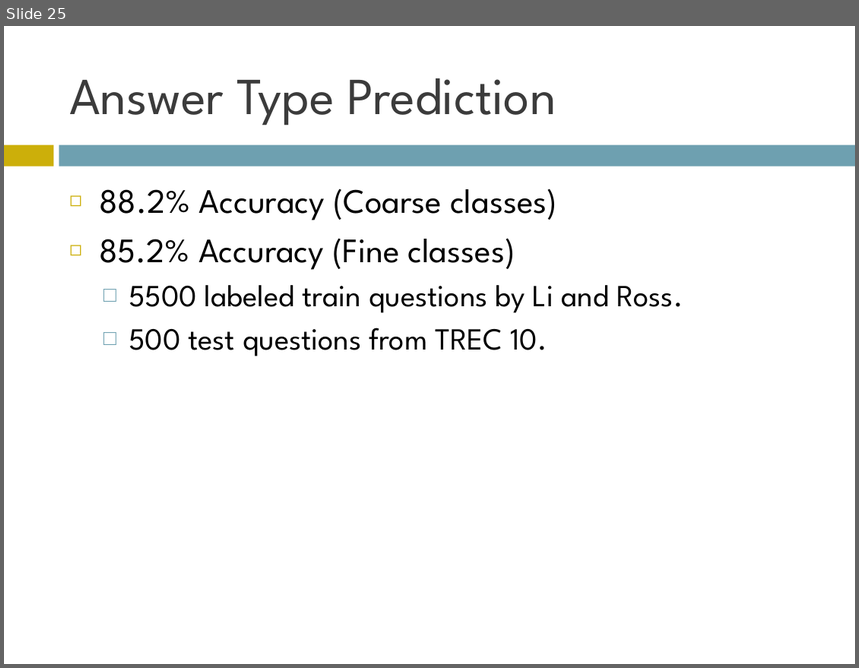
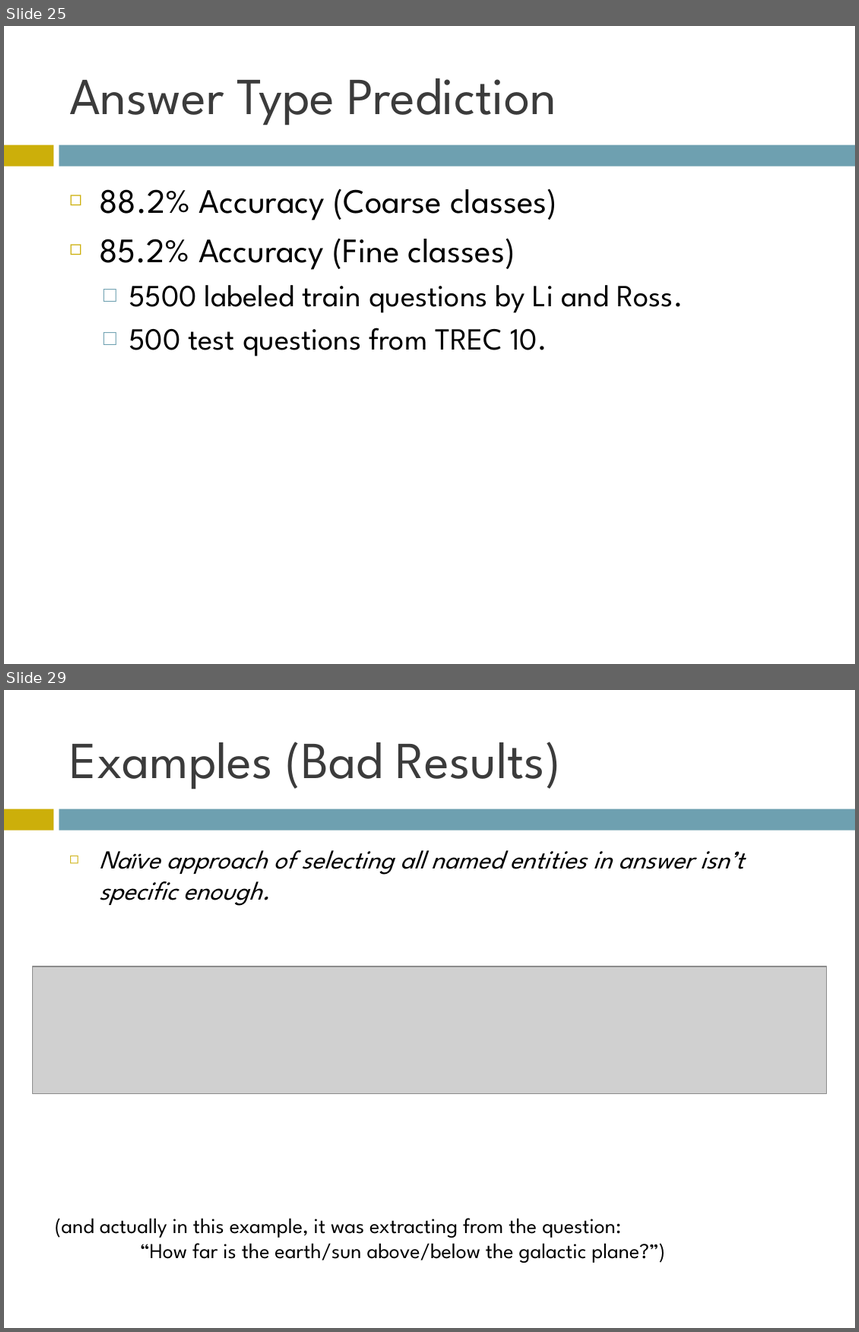
Before and after one commit to AndrewFM/NLPFinal, a slide deck: QA Presentation.ppt. Shown one above the other, each under a label of ours: slide 25 before the commit, slides 25 and 29 after it; the slides between them are not shown. The pictures are 859x668 and 859x1332 pixels, drawn with LibreOffice and Linux fonts; fonts in the diff are those of the drawing; grey boxes stand for pictures. Boxes give left, top, right and bottom in pixels: in the first picture for what was removed or moved away, otherwise in the second. Text is boxed around its words. In the diff, an @@ line names an element or a change of style, - is before the commit and + after.

```diff
--- a/QA Presentation.ppt
+++ b/QA Presentation.ppt
@@ slide 29 added at bbox=[4, 690, 855, 1328], background #FFFFFF; not listed: 2 template elements that a slide beside it also shows @@
@@ title added at bbox=[69, 742, 561, 790], 44 pt, text #3B3B3B @@
+Examples (Bad Results)
@@ text added at bbox=[99, 850, 743, 906], 22 pt, text #000000, italic @@
+◻ Naïve approach of selecting all named entities in answer isn’t specific enough.
@@ picture added at bbox=[32, 967, 826, 1094] @@
@@ text added at bbox=[55, 1218, 665, 1263], 18 pt, text #000000 @@
+(and actually in this example, it was extracting from the question:
+“How far is the earth/sun above/below the galactic plane?”)
```
Also in this commit, not shown: 3 slides changed, 12 other slides added, 2 slides removed, 4 other files.
